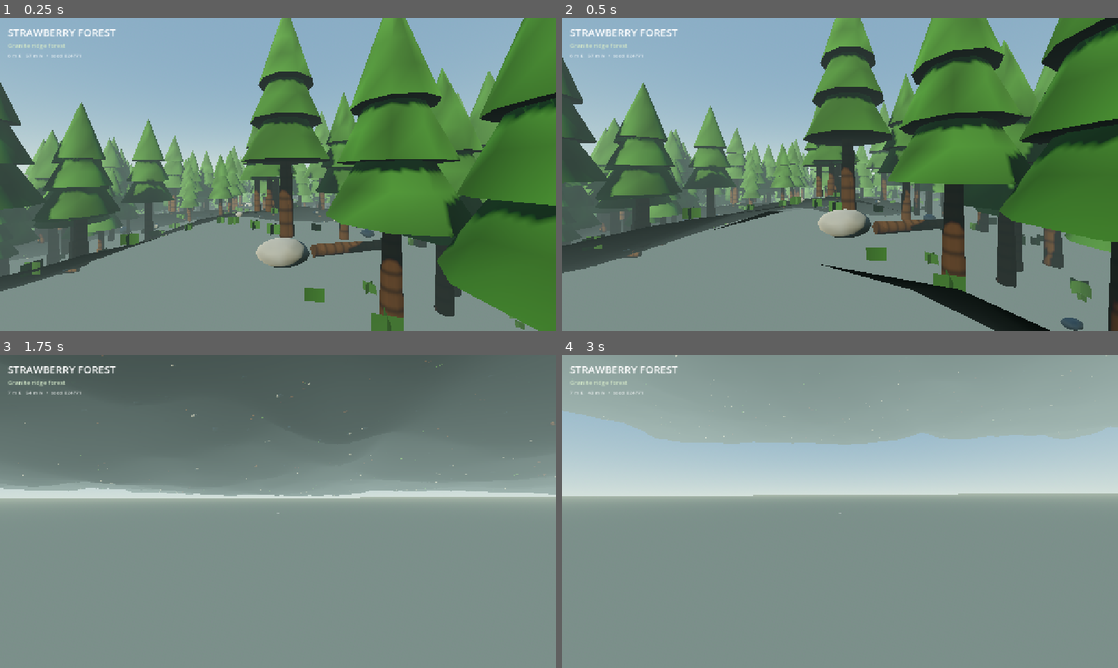
Above: before the commit, frames 1-4 (two rows, left to right).
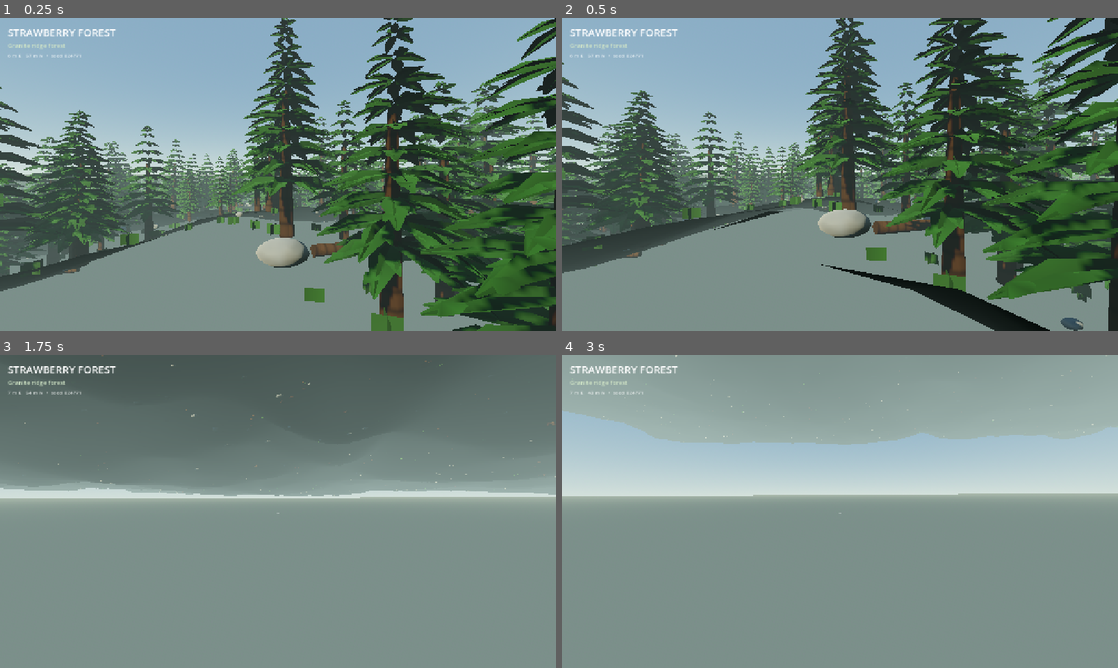
Above: after the commit, the same moments.

Repository: jain-Igtm/Strawberry-Games
Game: Godot game, scene res://main.tscn
Same seed, same stepped clock (60 frames per second), same inputs: the game is played once before the commit and once after it.
Inputs (mouse positions are in pixels of both pictures, inside the frame that each line leads up to):
- Up to frame 1 (0.25 s): no input
- Up to frame 2 (0.5 s): no input
- Up to frame 3 (1.75 s): tap Enter at 0.5 s; move the mouse to (305, 511) at 0.52 s; hold Shift (sprint) 0.53-1.28 s; hold W (move_forward) from 0.53 s (still down); tap Space (jump) at 0.77, 1.52 s; move the mouse to (250, 511) at 1.27 s; tap H (toggle_ui) at 1.35 s
- Up to frame 4 (3 s): keep holding W (move_forward); move the mouse to (851, 505) at 2.02 s; hold Shift (sprint) 2.03-2.78 s; move the mouse to (834, 517) at 2.77 s; tap H (toggle_ui) at 2.85 s

The runs differ from the first frame. In frame 1, 37% of the frame differs, in the area x 0-100%, y 0-100%; in frame 2, 36%; in frame 3, less than 0.1%; in frame 4, less than 0.1%.

Commit message:
Wire detailed procedural conifer crowns

Diff:
--- a/godot-forest-explorer/main.tscn
+++ b/godot-forest-explorer/main.tscn
@@ -1,10 +1,11 @@
-[gd_scene load_steps=7 format=3]
+[gd_scene load_steps=8 format=3]
 
 [ext_resource type="Script" path="res://scripts/world.gd" id="1_world"]
 [ext_resource type="Script" path="res://scripts/player.gd" id="2_player"]
 [ext_resource type="Script" path="res://scripts/mobile_controls.gd" id="3_mobile"]
 [ext_resource type="Script" path="res://scripts/tree_collision_manager.gd" id="4_tree_collision"]
 [ext_resource type="Script" path="res://scripts/forest_audio.gd" id="5_forest_audio"]
+[ext_resource type="Script" path="res://scripts/tree_visual_enhancer.gd" id="6_tree_visuals"]
 
 [sub_resource type="CapsuleShape3D" id="Capsule_player"]
 radius = 0.36
@@ -31,6 +32,9 @@
 
 [node name="TreeCollisionManager" type="Node3D" parent="."]
 script = ExtResource("4_tree_collision")
+
+[node name="TreeVisualEnhancer" type="Node3D" parent="."]
+script = ExtResource("6_tree_visuals")
 
 [node name="ForestAudio" type="AudioStreamPlayer" parent="."]
 script = ExtResource("5_forest_audio")
